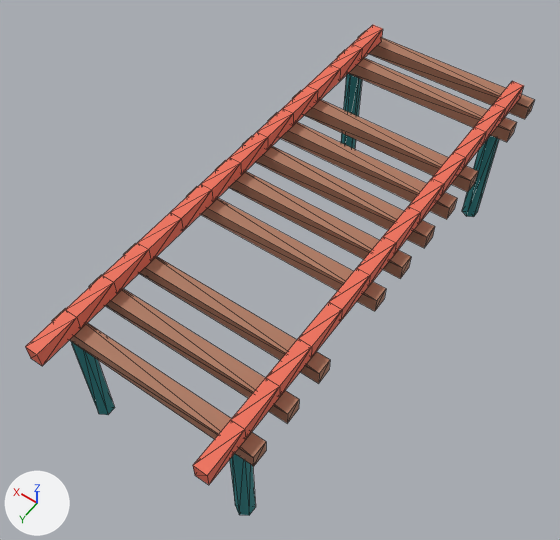
Before and after pictures for a commit that changed the glTF model games/brightway-park/public/art/models/track_straight.glb.
Camera for both pictures: a 50 mm lens placed at (-2.0, 3.16, 5.17), pointed at (0.11, 0.19, 0.52). The axes (+X, +Y, +Z) are drawn at lower left. The lights are the same throughout. The first picture is the older version. Mesh edges are drawn as thin lines. Where no turn or scale is listed for an object, it has been applied to the vertices.

Names of what the first picture shows: 'track_straight_0', 'track_straight_1', 'track_straight_2'.
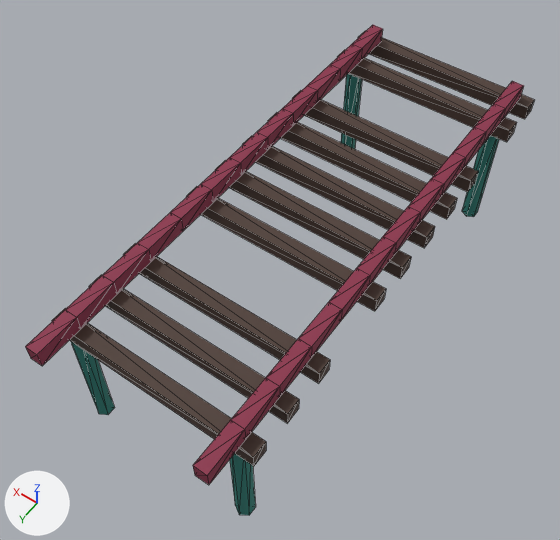
What differs and where, as boxes (x1, y1, x2, y2) in the pictures (560 x 540 px):
'track_straight_1', recoloured (darker): (52, 31, 534, 466) in both
'track_straight_0', recoloured: (25, 25, 524, 485) in both

The edits, one by one:
Material 'Material_0' (mat_material_0) changes colour from red #ef7059 to red #8c2f4a; in linear values from (0.863, 0.162, 0.0999) to (0.262, 0.0284, 0.0685).
Material 'Material_1' (mat_material_1) changes colour from brown #ad7960 to brown #4d3b33; in linear values from (0.418, 0.191, 0.117) to (0.0742, 0.0437, 0.0331).
